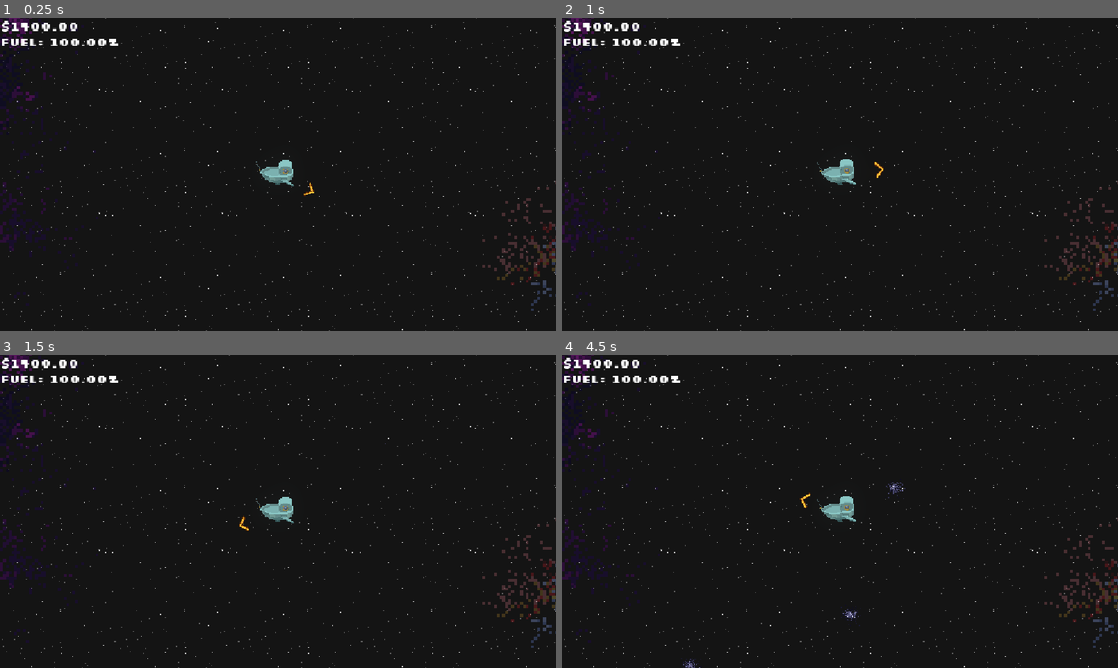
Above: before the commit, frames 1-4 (two rows, left to right).
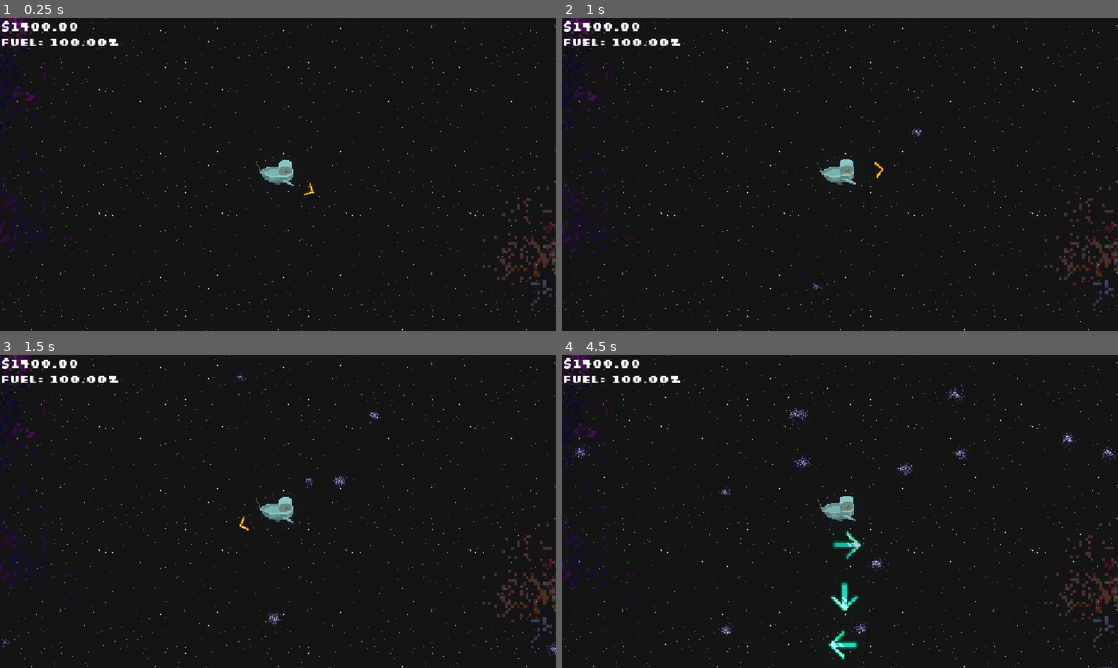
Above: after the commit, the same moments.

Repository: DudeNamedDarcy/CosmicJam2026
Game: Godot game, scene res://Scenes/game_scene.tscn
The game is run twice, just before and just after one commit, with the same random seed, the same clock (stepped at 60 frames per second) and the same inputs. Sound files missing from this copy of the repository are replaced by a short silence.
Inputs (mouse positions are in pixels of both pictures, inside the frame that each line leads up to):
- Up to frame 1 (0.25 s): no input
- Up to frame 2 (1 s): move the mouse to (962, 158) at 0.52 s; press the mouse at (962, 158) at 0.53 s; hold Right (ComboRight) from 0.53 s (still down)
- Up to frame 3 (1.5 s): release Right (ComboRight) at 1.25 s; release the mouse at (400, 495) at 1.25 s; drag from (166, 527) to (250, 574) at 1.27 s
- Up to frame 4 (4.5 s): move the mouse to (895, 442) at 2.02 s; hold Right (ComboRight) 2.03-2.75 s; tap E (interact) at 2.1 s; drag from (812, 574) to (673, 464) at 2.77 s; move the mouse to (1006, 558) at 3.52 s; hold Left (ComboLeft) 3.53-4.25 s; tap G (dialogue_next) at 3.6 s; drag from (673, 464) to (795, 483) at 4.27 s

Frame 1 is identical in both runs. In frame 2, less than 0.1% of the frame differs, in the area x 44-66%, y 24-89%; in frame 3, 0.2%; in frame 4, 2.0%, in the area x 0-100%, y 0-100%.

Commit message:
Combo_Plateau implemented

Diff:
--- a/Scenes/game_scene.tscn
+++ b/Scenes/game_scene.tscn
@@ -179,7 +179,7 @@
 maxFishInLevel = 1000
 
 [node name="Spawn Timer" type="Timer" parent="Fish Spawner" unique_id=1446234030]
-wait_time = 0.1
+wait_time = 0.011
 
 [node name="SpawnableArea" type="Polygon2D" parent="." unique_id=1898762879]
 visible = false
--- a/Scenes/rod_noise.gd
+++ b/Scenes/rod_noise.gd
@@ -8,6 +8,7 @@
 @export var start: AudioStream = preload("res://Scenes/Audio/SFX/v2/start.mp3")
 @export var success: AudioStream = preload("res://Scenes/Audio/SFX/v2/success_combo.mp3")
 @export var win_plateau: AudioStream = preload("res://Scenes/Audio/SFX/v2/win_plateau.mp3")
+@export var combo_plateau: AudioStream = preload("res://Scenes/Audio/SFX/v2/combo_plateau.mp3")
 
 var comboCount
 var winCount = 0
@@ -53,8 +54,12 @@
 
 func comboing():
 	comboCount+=1
-	stream = combo
-	pitch_scale = 1+float(1+comboCount)/10 if comboCount<9 else 2
+	if comboCount<9:
+		stream = combo
+		pitch_scale = 1+float(1+comboCount)/10
+	else:
+		pitch_scale = 1
+		stream = combo_plateau
 	play()
 
 func reeling(reelTime):
Not shown, added: Scenes/Audio/SFX/v2/combo_plateau.mp3.import
Not shown, added: Scenes/Audio/SFX/v2/combo_plateau.mp3
Not shown, changed: Scenes/Audio/SFX/v2/peaks/combo.mp3.reapeaks
